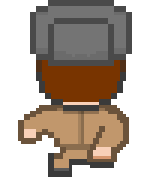
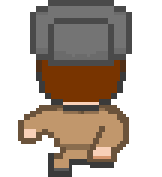
Revision of a layered 162x177 image; what changed, layer by layer:
painted on "Layer 1" over [78, 114, 84, 144]
